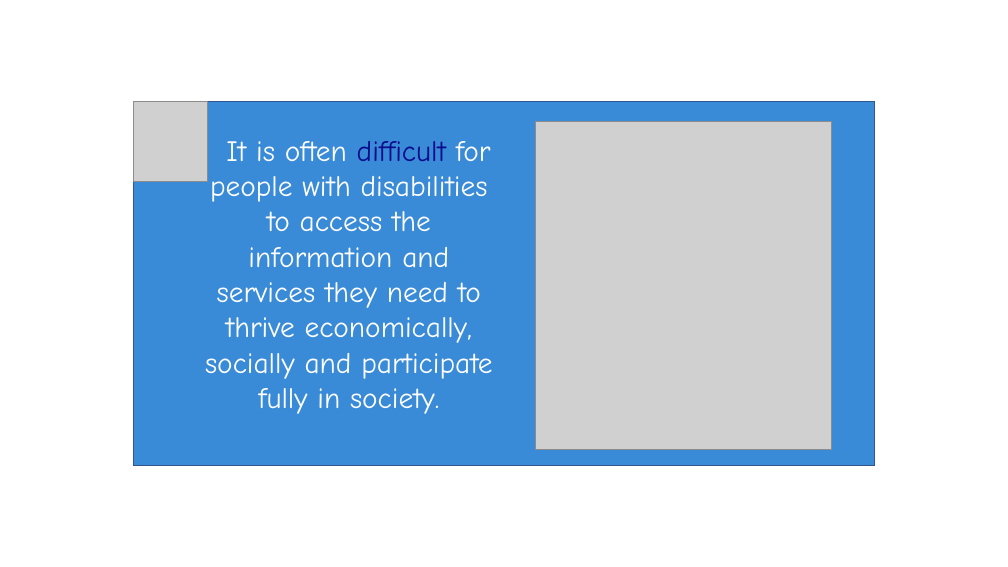
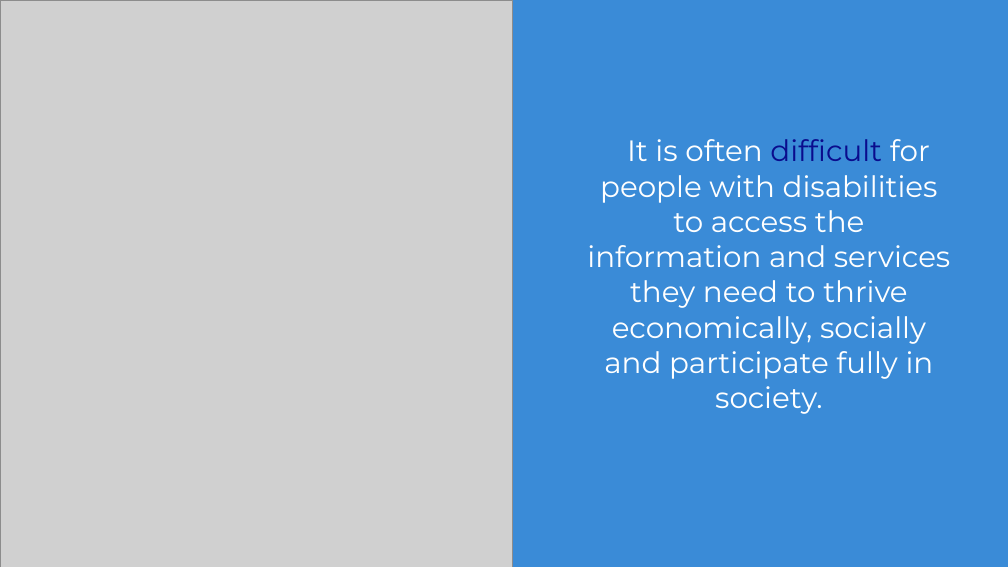
Before and after one commit to rs6713/sesame, a slide deck: slide 5 of sesame_presentation.pptx. Drawn at 1008x567 pixels with LibreOffice and Linux fonts; fonts in the diff are those of the drawing; grey boxes stand for pictures; background and template pictures are left out. Boxes give left, top, right and bottom in pixels: in the first picture for what was removed or moved away, otherwise in the second. Text is boxed around its words. In the diff, an @@ line names an element or a change of style, - is before the commit and + after.

```diff
--- a/sesame_presentation.pptx
+++ b/sesame_presentation.pptx
@@ background #FFFFFF to #3A8BD7 @@
@@ picture: place and size @@
-picture at (536,122,832,450)
+picture at (0,0,513,567)
@@ rectangle removed at (133,101,875,466) @@
@@ picture removed at (133,101,207,181) @@
@@ text "…It is often difficult for ...": place and size @@
-text "…It is often difficult for ..." at (205,136,492,414)
+text "…It is often difficult for ..." at (587,139,950,414)
@@ text "…It is often difficult for ..." at (587,139,950,414): font Comic Neue to Montserrat @@
```
Also in this commit, not shown: 6 other slides changed, 1 slide added, 1 slide removed.
